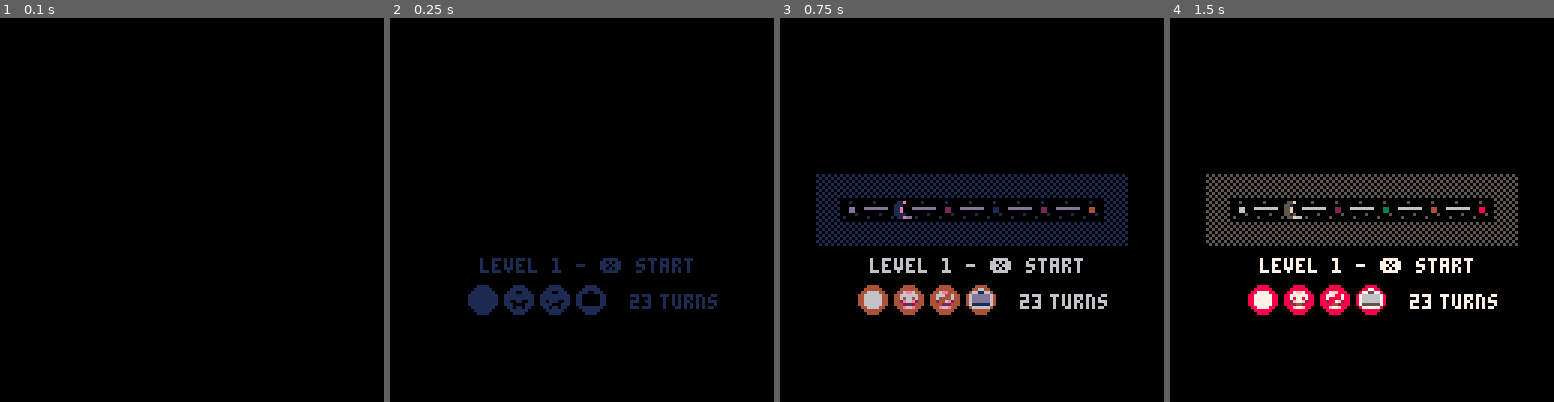
Above: before the commit, frames 1-4 (left to right).
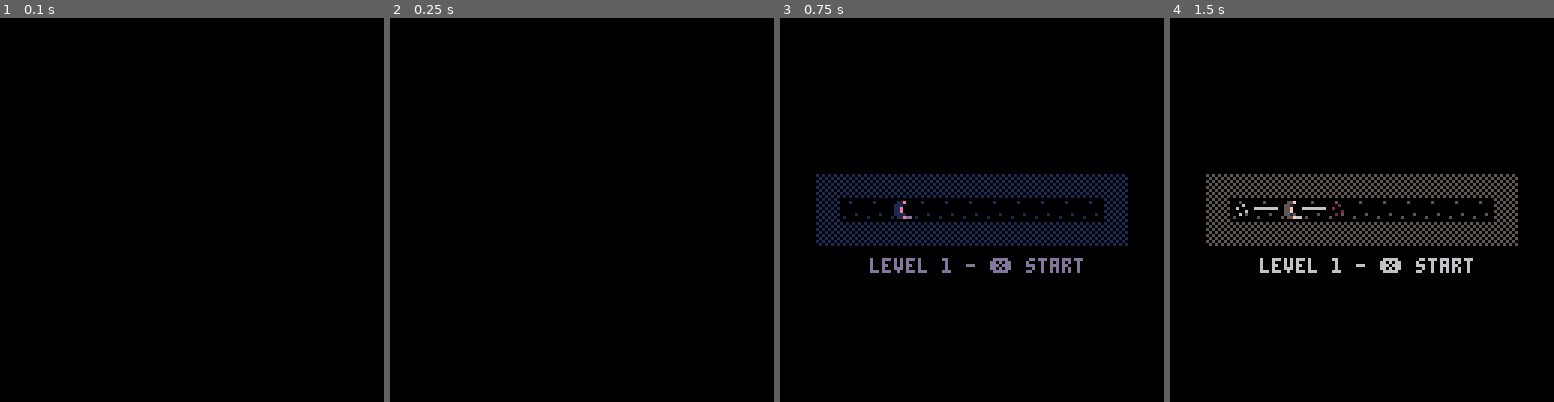
Above: after the commit, the same moments.

Repository: wesen/carts
Game: PICO-8 cartridge pico-go.p8
Same seed, same stepped clock (60 frames per second), same inputs: the game is played once before the commit and once after it.
Inputs:
- Up to frame 1 (0.1 s): no input
- Up to frame 2 (0.25 s): no input
- Up to frame 3 (0.75 s): tap X (X key) at 0.33 s; tap O (Z key) at 0.7 s
- Up to frame 4 (1.5 s): tap X (X key) at 1.07 s

Frame 1 is identical in both runs. In frame 2, 2.8% of the frame differs, in the area x 20-86%, y 62-78%; in frame 3, 3.4%, in the area x 17-86%, y 49-78%; in frame 4, 3.4%.

Commit message:
Fix initial animation issues

Diff:
--- a/pico-go.p8
+++ b/pico-go.p8
@@ -268,7 +268,8 @@
 -->8
 -- board, config, constants
 arrow_animation_speed=0.3
-init_animation_speed=0
+init_animation_speed=0.15
+init_link_animation_speed=0.05
 
 start_screen_music=0
 start_screen_sfx=4
@@ -347,7 +348,7 @@
 class_node=class(function(self,x,y,m,f)
  self.x=x
  self.y=y
- self.spr=15
+ self.spr=nil
  self.is_goal=false
  self.is_start=false
  self.enemy=nil
@@ -404,7 +405,7 @@
  self.x=x
  self.y=y
  self.is_v=is_v
- self.spr=15
+ self.spr=nil
  self.initialized=false
 end)
 
@@ -414,7 +415,7 @@
  self.flip_spr=flip_spr
  local sprs={32,33,34,35}
  if (self.is_v) sprs={36,37,38,39}
- animate(self,sprs,init_animation_speed,false,cb)
+ animate(self,sprs,init_link_animation_speed,false,cb)
 end
 
 -- levels
@@ -436,12 +437,14 @@
  self.min_turns=20000
  self.has_taken_briefcase=false
 
+--[[
  self.has_finished=true
  self.min_turns=23
  self.max_enemies_killed=self.enemies
  self.has_briefcase=true
  self.has_taken_briefcase=true
  self.has_achieved_no_kill=true
+ ]]
 end)
 
 function class_level:str()
@@ -584,21 +587,24 @@
  end
  palt()
  for v,n in pairs(self.nodes) do
-  if self.is_metalevel and n!=board.start_node and n!=board.goal then
-   local col=n.level
---   printh("drawing node "..n:str().." level "..tostr(n.level))
-   if (n.level==nil) col=6
-   pal(6,col)
-   spr(n.spr,n.x*8,n.y*8)
-   pal(6,6)
-  else
-   spr(n.spr,n.x*8,n.y*8)
+  if n.spr!=nil then
+   if self.is_metalevel and n!=board.start_node and n!=board.goal then
+    local col=n.level
+    if (n.level==nil) col=6
+    pal(6,col)
+    spr(n.spr,n.x*8,n.y*8)
+    pal(6,6)
+   else
+    spr(n.spr,n.x*8,n.y*8)
+   end
   end
  end
  for v,l in pairs(self.links) do
-  local flip_v=not (l.is_v and l.flip_spr)
-  local flip_h=(not l.is_v) and l.flip_spr
-  spr(l.spr,l.x*8,l.y*8,1,1,flip_h,flip_v)
+  if l.spr!=nil then
+   local flip_v=not (l.is_v and l.flip_spr)
+   local flip_h=(not l.is_v) and l.flip_spr
+   spr(l.spr,l.x*8,l.y*8,1,1,flip_h,flip_v)
+  end
  end
 end
 
@@ -931,7 +937,8 @@
 x fix fading of level info
 x chose to enter level
 ? arrow animation blinks
-- fix broken metalevel animation
+- return to metalevel from level
+x fix broken metalevel animation
 - enemy distractions
   - compute path to noise
 - add hide in plant sfx
@@ -1041,8 +1048,8 @@
   sfx(metalevel_sfx)
   wait_for(1)
   blink()
+  wait_for_cr(fade())
   self.is_metalevel=false
-  wait_for_cr(fade())
  else
   self.current_level=dbg_start_level
  end
@@ -1555,10 +1562,10 @@
 __gfx__
 00000000909090900000000000090000999999990000000000ddd000008888003333333300000000505050500000000033333333777377377333333333333333
 000000000000000900000000000900009000000900000000000d0000087777803333333300050000050505050000000033333337000770707311133333333333
-0070070090000000000000000009000090000009d0000000000000008777777833333333000000005050505000000000333333337707707071fee13333333333
-0007700000000009000000000009000090000009dd00000000000000877777783333333300000000050505050000000033333337000737073315ee1333333333
-0007700090000000999999990009000090000009d00000000000000087777778333333330000000050505050000000000000333707737070731aee1000000000
-0070070000000009000000000009000090000009000000000000000087777778333333330000050005050505000000000000000700077070701aee1ddf000000
+0000000090000000000000000009000090000009d0000000000000008777777833333333000000005050505000000000333333337707707071fee13333333333
+0000000000000009000000000009000090000009dd00000000000000877777783333333300000000050505050000000033333337000737073315ee1333333333
+0000000090000000999999990009000090000009d00000000000000087777778333333330000000050505050000000000000333707737070731aee1000000000
+0000000000000009000000000009000090000009000000000000000087777778333333330000050005050505000000000000000700077070701aee1ddf000000
 00000000900000000000000000090000900000090000000000000000087777803333333305000000505050500000000000000003777337373015ee1d50000000
 000000000909090900000000000900009999999900000000000000000088880033333333000000000505050500000000000000dd5000000001fee1dd41110000
 0000000000000000000000000000000000000000000000000000000000000000000bff00000b00000000000000000000000000dd40000000001110dd1ddf1000
